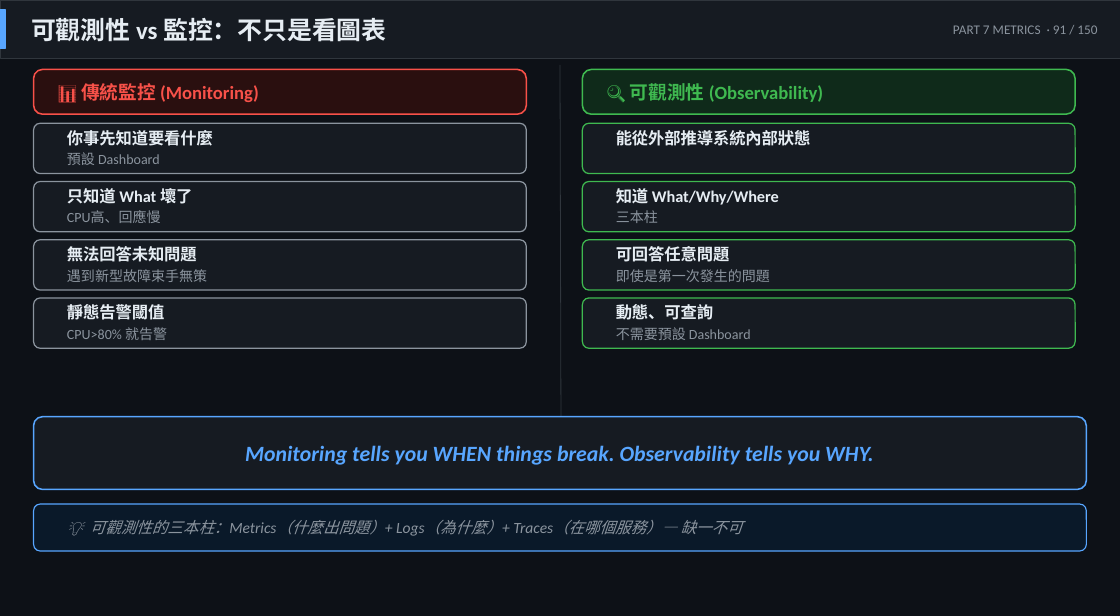
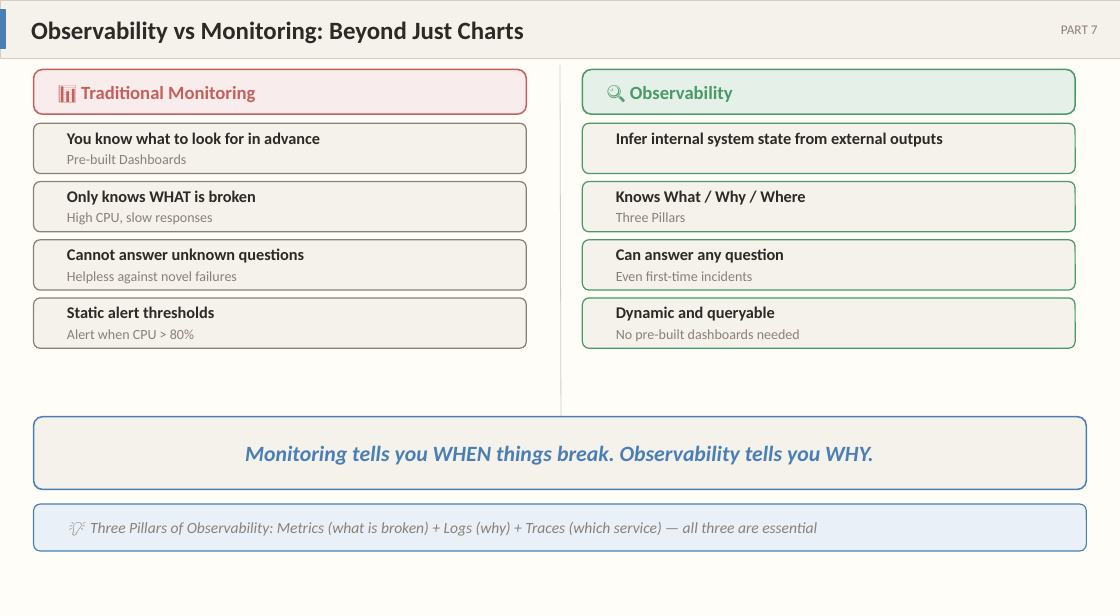
Before and after one commit to hwchiu/moslides, a slide deck: slide 1 of output/part7_metrics.pptx. Drawn at 1120x616 pixels with LibreOffice and Linux fonts; fonts in the diff are those of the drawing. Boxes give left, top, right and bottom in pixels: in the first picture for what was removed or moved away, otherwise in the second. Text is boxed around its words. In the diff, an @@ line names an element or a change of style, - is before the commit and + after.

```diff
--- a/output/part7_metrics.pptx
+++ b/output/part7_metrics.pptx
@@ background #0D1117 to #FFFDF8 @@
@@ rectangle at bbox=[0, 0, 1120, 58]: fill #161B22 to #F5F1EB; outline #30363D 0.5 pt to #D6CCBF 0.5 pt @@
@@ rectangle at bbox=[0, 10, 6, 48]: fill #58A6FF to #4A7FB5; outline #58A6FF 1 pt to #4A7FB5 1 pt @@
@@ text at bbox=[31, 21, 524, 44]: text changed; text colour #E6EDF3 to #2D2926 @@
-可觀測性 vs 監控：不只是看圖表
+Observability vs Monitoring: Beyond Just Charts
@@ text at bbox=[1061, 25, 1098, 34]: text changed; text colour #8B949E to #8A8078 @@
-PART 7 METRICS · 91 / 150
+PART 7
@@ rounded rectangle at bbox=[34, 69, 526, 114]: fill #2A0F0F to #F8ECEC; outline #F85149 1 pt to #C4605B 1 pt @@
@@ text at bbox=[81, 86, 255, 102]: text changed; text colour #F85149 to #C4605B @@
-📊 傳統監控 (Monitoring)
+📊 Traditional Monitoring
@@ line (560, 65) - (561, 470): stroke #30363D 0.5 pt to #D6CCBF 0.5 pt @@
@@ rounded rectangle at bbox=[582, 69, 1075, 114]: fill #0F2A1A to #E5F0E9; outline #3FB950 1 pt to #4A9968 1 pt @@
@@ text at bbox=[630, 86, 733, 102]: text changed; text colour #3FB950 to #4A9968 @@
-🔍 可觀測性 (Observability)
+🔍 Observability
@@ text at bbox=[67, 132, 320, 144]: text changed; text colour #E6EDF3 to #2D2926 @@
-你事先知道要看什麼
+You know what to look for in advance
@@ text at bbox=[616, 132, 943, 147]: text changed; text colour #E6EDF3 to #2D2926 @@
-能從外部推導系統內部狀態
+Infer internal system state from external outputs
@@ text at bbox=[67, 154, 186, 164]: text changed; text colour #8B949E to #8A8078 @@
-預設 Dashboard
+Pre-built Dashboards
@@ text at bbox=[67, 190, 256, 205]: text changed; text colour #E6EDF3 to #2D2926 @@
-只知道 What 壞了
+Only knows WHAT is broken
@@ text at bbox=[616, 190, 805, 205]: text changed; text colour #E6EDF3 to #2D2926 @@
-知道 What/Why/Where
+Knows What / Why / Where
@@ text at bbox=[67, 212, 212, 225]: text changed; text colour #8B949E to #8A8078 @@
-CPU高、回應慢
+High CPU, slow responses
@@ text at bbox=[616, 212, 686, 222]: text changed; text colour #8B949E to #8A8078 @@
-三本柱
+Three Pillars
@@ text at bbox=[67, 248, 304, 263]: text changed; text colour #E6EDF3 to #2D2926 @@
-無法回答未知問題
+Cannot answer unknown questions
@@ text at bbox=[616, 248, 784, 263]: text changed; text colour #E6EDF3 to #2D2926 @@
-可回答任意問題
+Can answer any question
@@ fill #161B22 to #F5F1EB; outline #8B949E 0.8 pt to #8A8078 0.8 pt in 4 elements at bbox=[34, 123, 526, 174], bbox=[34, 181, 526, 232], bbox=[34, 240, 526, 290], bbox=[34, 298, 526, 348] @@
@@ text at bbox=[67, 271, 237, 284]: text changed; text colour #8B949E to #8A8078 @@
-遇到新型故障束手無策
+Helpless against novel failures
@@ fill #161B22 to #F5F1EB; outline #3FB950 0.8 pt to #4A9968 0.8 pt in 4 elements at bbox=[582, 123, 1075, 174], bbox=[582, 181, 1075, 232], bbox=[582, 240, 1075, 290], bbox=[582, 298, 1075, 348] @@
@@ text at bbox=[616, 271, 752, 281]: text changed; text colour #8B949E to #8A8078 @@
-即使是第一次發生的問題
+Even first-time incidents
@@ text at bbox=[67, 329, 194, 339]: text changed; text colour #8B949E to #8A8078 @@
-CPU>80% 就告警
+Alert when CPU > 80%
@@ text at bbox=[67, 306, 214, 318]: text changed; text colour #E6EDF3 to #2D2926 @@
-靜態告警閾值
+Static alert thresholds
@@ text at bbox=[616, 306, 775, 321]: text changed; text colour #E6EDF3 to #2D2926 @@
-動態、可查詢
+Dynamic and queryable
@@ text at bbox=[616, 329, 800, 341]: text changed; text colour #8B949E to #8A8078 @@
-不需要預設 Dashboard
+No pre-built dashboards needed
@@ rounded rectangle at bbox=[34, 417, 1086, 489]: fill #161B22 to #F5F1EB; outline #58A6FF 1 pt to #4A7FB5 1 pt @@
@@ text "Monitoring tells you WHEN things ..." at bbox=[245, 445, 874, 465]: text colour #58A6FF to #4A7FB5 @@
@@ rounded rectangle at bbox=[34, 504, 1086, 551]: fill #0A1929 to #EAF0F7; outline #58A6FF 0.75 pt to #4A7FB5 0.75 pt @@
@@ text at bbox=[90, 522, 817, 536]: text changed; text colour #8B949E to #8A8078 @@
-💡 可觀測性的三本柱：Metrics（什麼出問題）+ Logs（為什麼）+ Traces（在哪個服務）— 缺一不可
+💡 Three Pillars of Observability: Metrics (what is broken) + Logs (why) + Traces (which service) — all three are essential
```
Also in this commit, not shown: 14 other slides changed, 25 other files.
